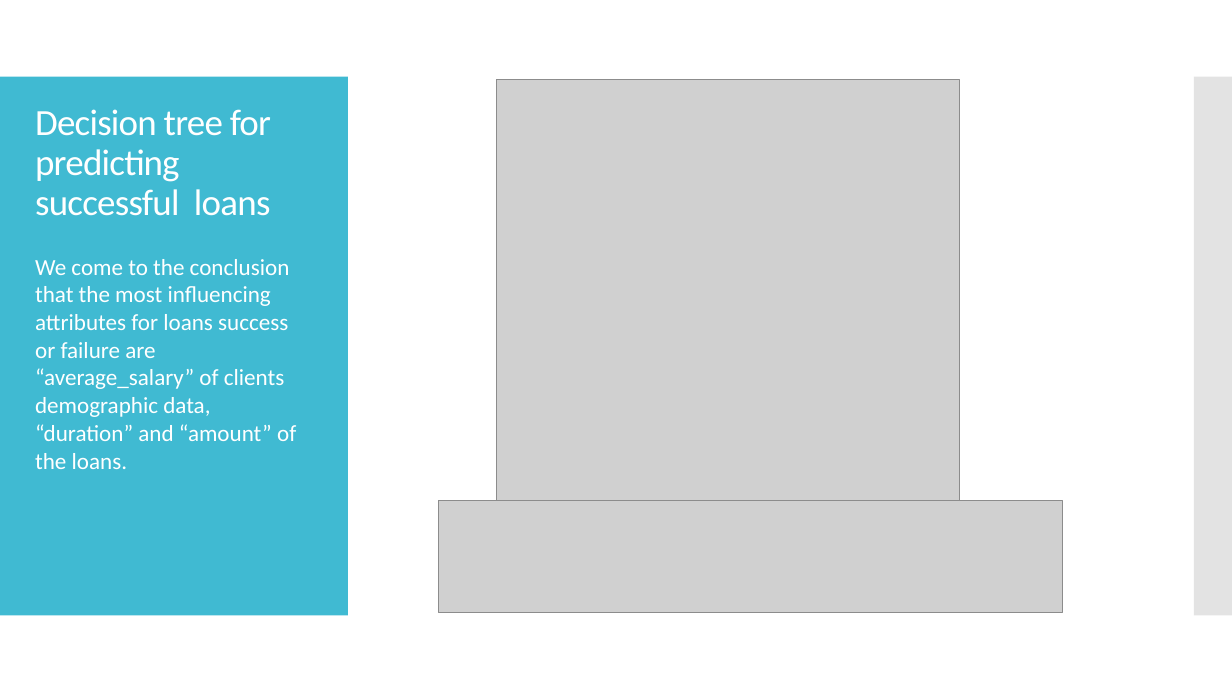
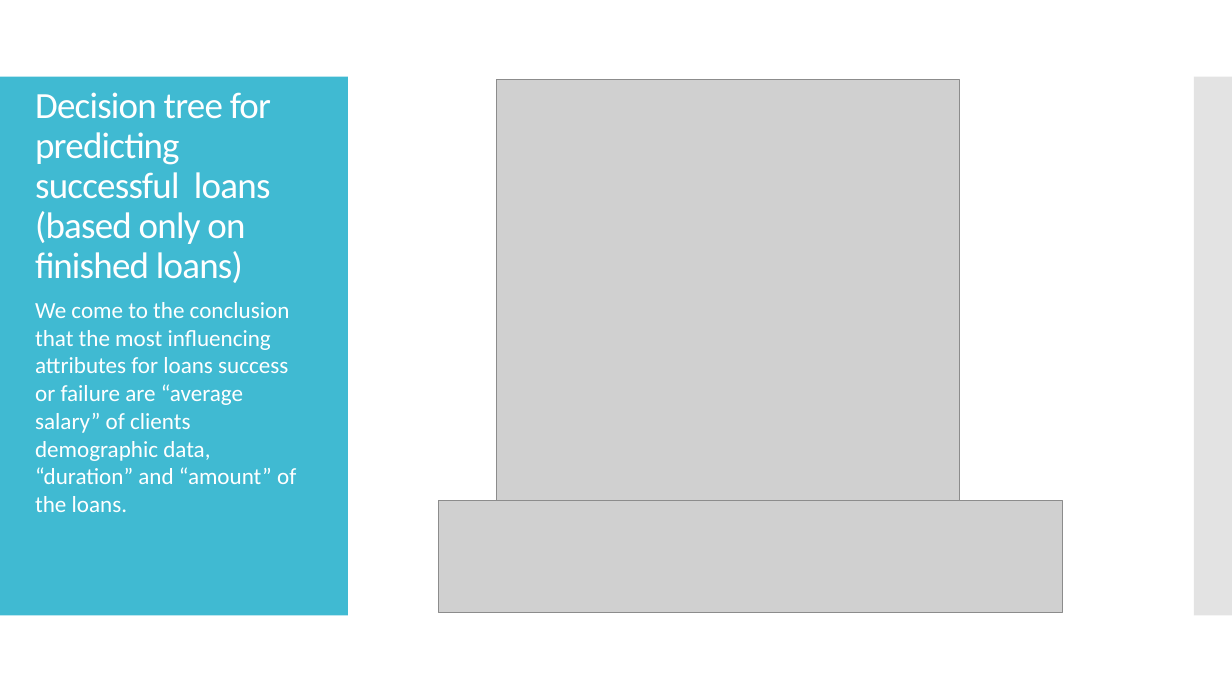
Before and after one commit to jpdias/banking-dm-case-study, a slide deck: slide 17 of Banking Data Mining.pptx. Drawn at 1232x693 pixels with LibreOffice and Linux fonts; fonts in the diff are those of the drawing; grey boxes stand for pictures. Boxes give left, top, right and bottom in pixels: in the first picture for what was removed or moved away, otherwise in the second. Text is boxed around its words. In the diff, an @@ line names an element or a change of style, - is before the commit and + after.

Commit message:
slides update

```diff
--- a/Banking Data Mining.pptx
+++ b/Banking Data Mining.pptx
@@ title at box(35, 92, 271, 283): text changed @@
-Decision tree for predicting successful loans
+Decision tree for predicting successful loans
+(based only on finished loans)
@@ text at box(35, 302, 296, 512): text changed @@
-We come to the conclusion that the most influencing attributes for loans success or failure are “average_salary” of clients demographic data, “duration” and “amount” of the loans.
+We come to the conclusion that the most influencing attributes for loans success or failure are “average salary” of clients demographic data, “duration” and “amount” of the loans.
```
Also in this commit, not shown: 1 other slide changed, 3 slides added, 2 slides removed, 6 other files.
